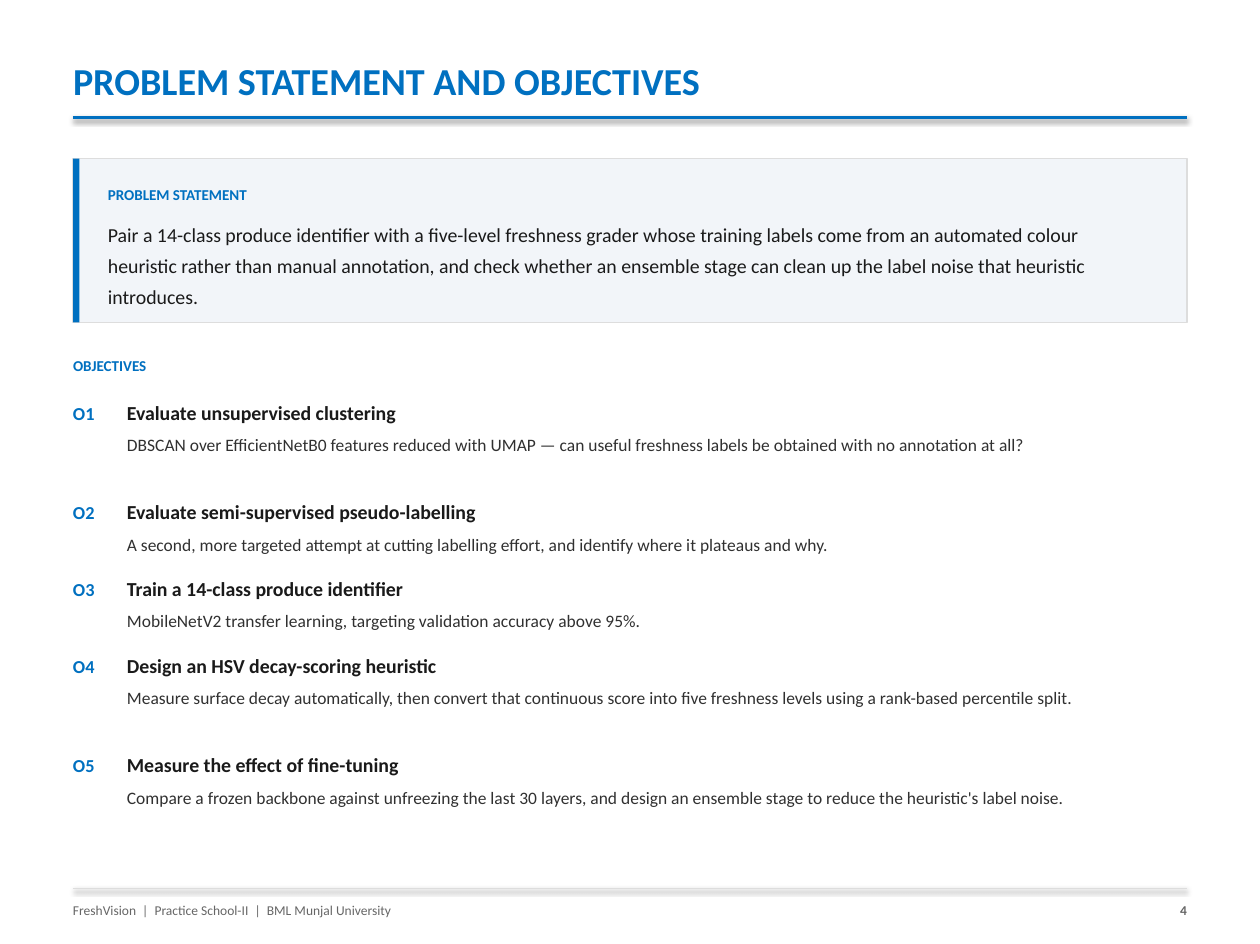
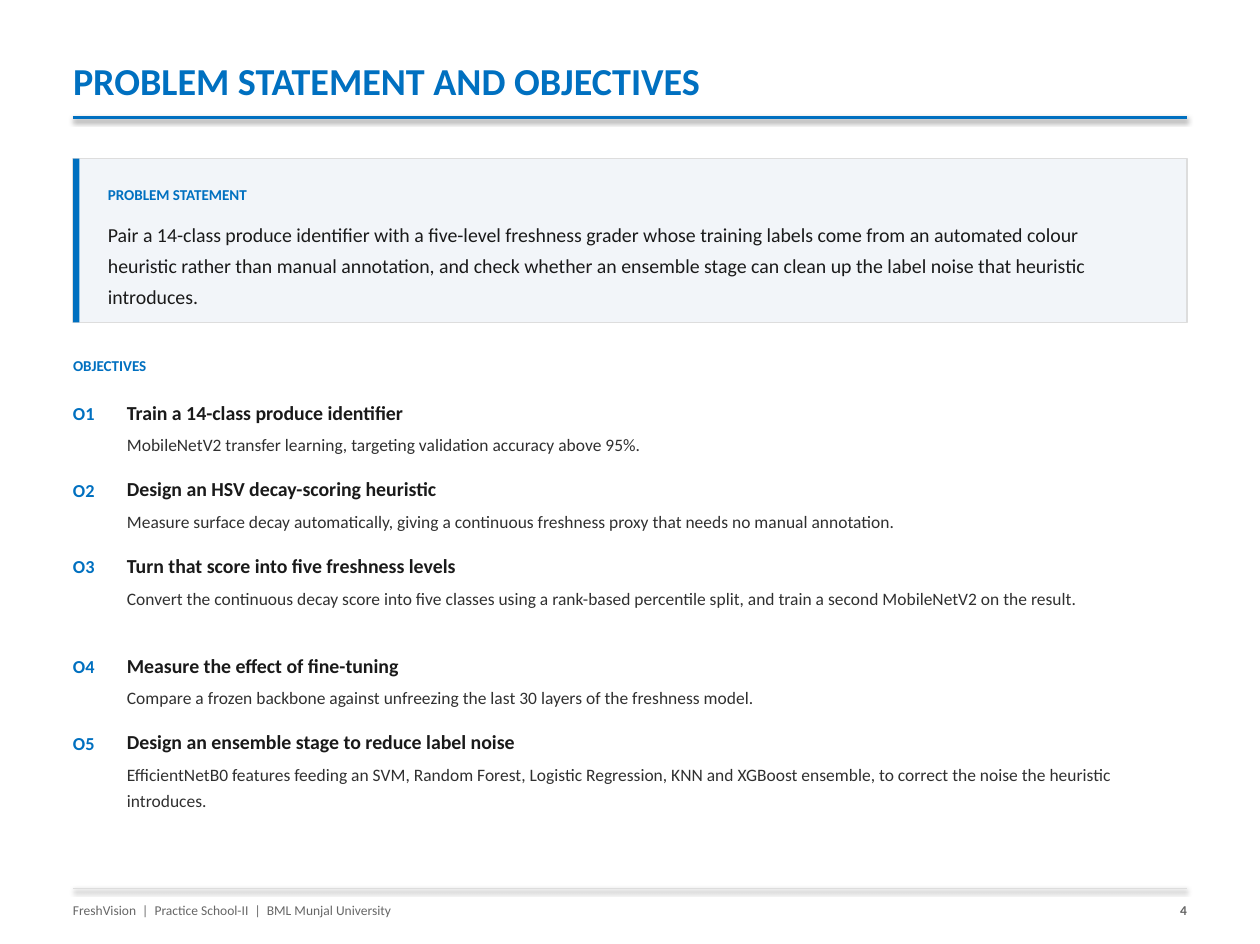
Before and after one commit to 2ViShAlv1/Fresh-Vision, a slide deck: slide 4 of FreshVision_PS-II_Presentation.pptx. Drawn at 1260x944 pixels with LibreOffice and Linux fonts; fonts in the diff are those of the drawing. Boxes give left, top, right and bottom in pixels: in the first picture for what was removed or moved away, otherwise in the second. Text is boxed around its words. In the diff, an @@ line names an element or a change of style, - is before the commit and + after.

```diff
--- a/FreshVision_PS-II_Presentation.pptx
+++ b/FreshVision_PS-II_Presentation.pptx
@@ text "Train a 14-class produce identifier": place and size @@
-text "Train a 14-class produce identifier" at box(127, 582, 640, 630)
+text "Train a 14-class produce identifier" at box(127, 406, 640, 454)
@@ text removed at box(127, 406, 1023, 451) @@
-Evaluate unsupervised clustering
-DBSCAN over EfficientNetB0 features reduced with UMAP — can useful freshness labels be obtained with no annotation at all?
@@ text "O2": place and size @@
-text "O2" at box(73, 507, 95, 519)
+text "O2" at box(73, 485, 95, 497)
@@ text at box(127, 482, 894, 531): text changed @@
-Evaluate semi-supervised pseudo-labelling
-A second, more targeted attempt at cutting labelling effort, and identify where it plateaus and why.
+Design an HSV decay-scoring heuristic
+Measure surface decay automatically, giving a continuous freshness proxy that needs no manual annotation.
@@ text "O3": place and size @@
-text "O3" at box(73, 584, 95, 596)
+text "O3" at box(73, 561, 95, 573)
@@ text added at box(127, 559, 1076, 608), 11 pt, text #303030 @@
+Turn that score into five freshness levels
+Convert the continuous decay score into five classes using a rank-based percentile split, and train a second MobileNetV2 on the result.
@@ text at box(127, 659, 753, 707): text changed @@
-Design an HSV decay-scoring heuristic
-Measure surface decay automatically, then convert that continuous score into five freshness levels using a rank-based percentile split.
+Measure the effect of fine-tuning
+Compare a frozen backbone against unfreezing the last 30 layers of the freshness model.
@@ text "O5": place and size @@
-text "O5" at box(73, 760, 95, 772)
+text "O5" at box(73, 738, 95, 750)
@@ text at box(127, 735, 1111, 807): text changed @@
-Measure the effect of fine-tuning
-Compare a frozen backbone against unfreezing the last 30 layers, and design an ensemble stage to reduce the heuristic's label noise.
+Design an ensemble stage to reduce label noise
+EfficientNetB0 features feeding an SVM, Random Forest, Logistic Regression, KNN and XGBoost ensemble, to correct the noise the heuristic introduces.
```
Also in this commit, not shown: 11 other slides changed, 1 slide added, 2 slides removed.
